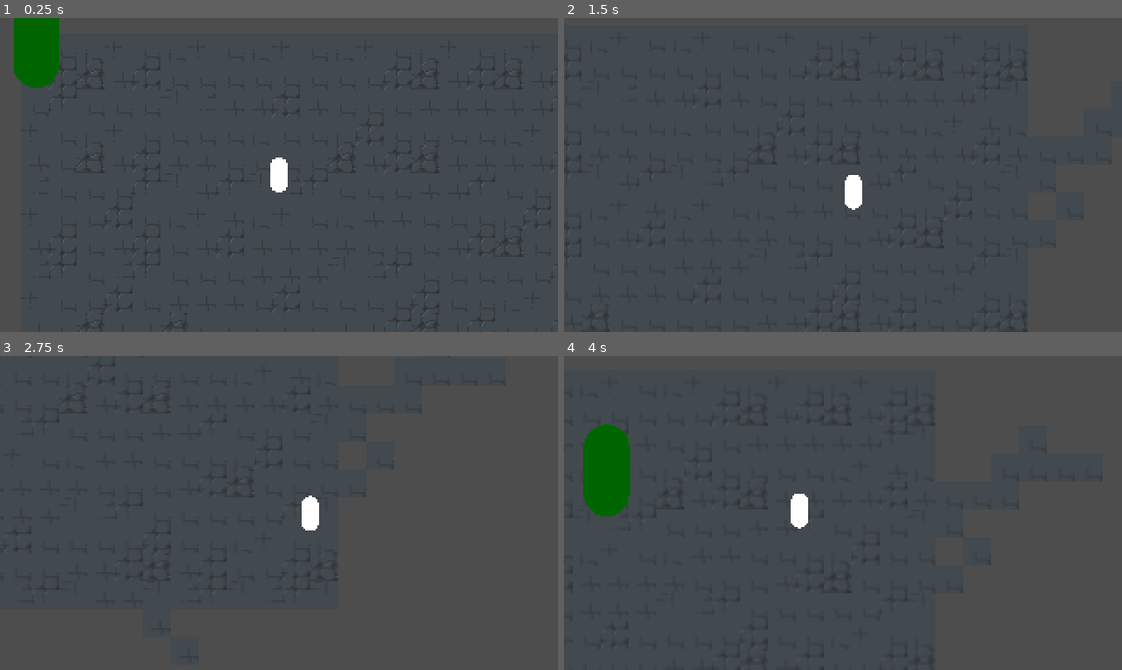
Above: before the commit, frames 1-4 (two rows, left to right).
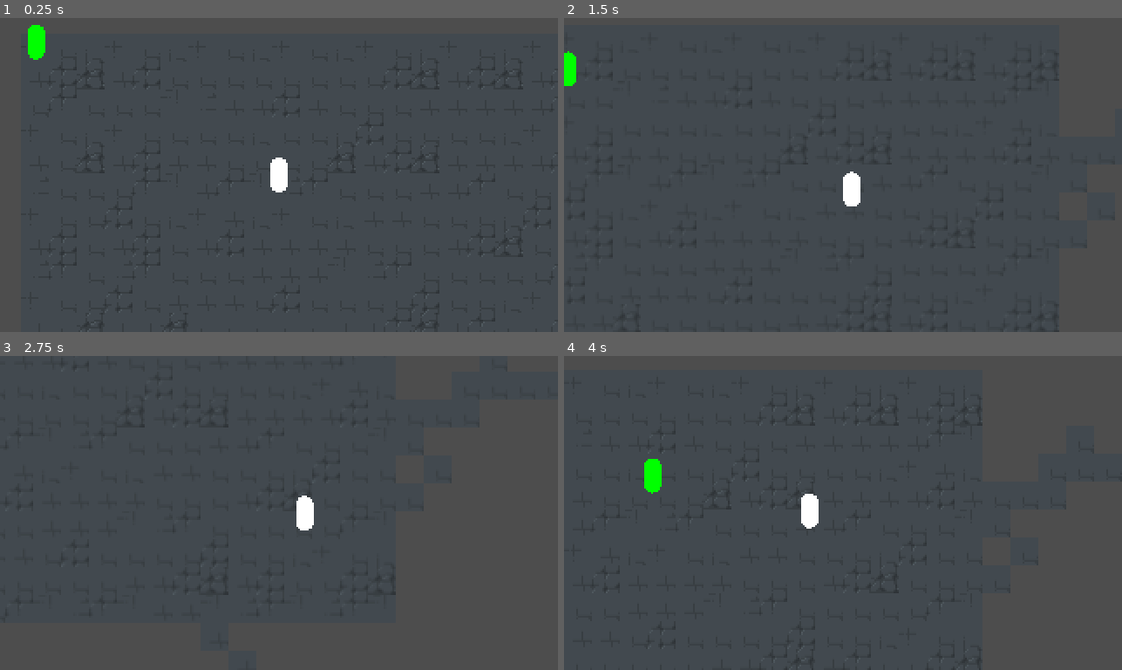
Above: after the commit, the same moments.

Repository: Spookyinator/TroglodyteCSGame
Game: Godot game, scene res://World/level.tscn
Same seed, same stepped clock (60 frames per second), same inputs: the game is played once before the commit and once after it. The project has no main scene, so this scene is started directly.
Inputs:
- Up to frame 1 (0.25 s): no input
- Up to frame 2 (1.5 s): hold D (Right) 0.53-1.28 s; tap Shift (slide) at 0.6, 1.35 s; hold S (Down) from 1.28 s (still down)
- Up to frame 3 (2.75 s): release S (Down) at 2.03 s; hold D (Right) from 2.03 s (still down); tap Shift (slide) at 2.1 s
- Up to frame 4 (4 s): release D (Right) at 2.78 s; hold W (Up) 2.78-3.53 s; tap Shift (slide) at 2.85, 3.6 s; hold A (Left) from 3.53 s (still down)

The runs differ from the first frame. In frame 1, 1.7% of the frame differs, in the area x 2-11%, y 0-23%; in frame 2, 0.4%; in frame 3, 0.3%; in frame 4, 3.1%, in the area x 3-75%, y 13-100%.

Commit message:
cum

Diff:
--- a/CSPGame/Enemies/enemyTest.gd
+++ b/CSPGame/Enemies/enemyTest.gd
@@ -2,7 +2,7 @@
 
 
 const SPEED = 40.0
-const ATKRANGE = 20.0
+const ATKRANGE = 15.0
 
 enum state {follow, attack}
 
--- a/CSPGame/Enemies/enemyTest.tscn
+++ b/CSPGame/Enemies/enemyTest.tscn
@@ -2,19 +2,21 @@
 
 [ext_resource type="Script" path="res://Enemies/enemyTest.gd" id="1_4vnej"]
 
+[sub_resource type="CapsuleMesh" id="CapsuleMesh_ti8o1"]
+
 [sub_resource type="CapsuleShape2D" id="CapsuleShape2D_4jfce"]
-radius = 8.0
-height = 54.0
-
-[sub_resource type="CapsuleMesh" id="CapsuleMesh_ti8o1"]
+radius = 10.4167
+height = 41.6667
 
 [node name="Zombie" type="CharacterBody2D"]
 script = ExtResource("1_4vnej")
 
+[node name="MeshInstance2D" type="MeshInstance2D" parent="."]
+modulate = Color(0, 1, 0, 1)
+scale = Vector2(10, 10)
+mesh = SubResource("CapsuleMesh_ti8o1")
+
 [node name="CollisionShape2D" type="CollisionShape2D" parent="."]
 modulate = Color(0, 0.392157, 0.309804, 1)
+scale = Vector2(0.48, 0.48)
 shape = SubResource("CapsuleShape2D_4jfce")
-
-[node name="MeshInstance2D" type="MeshInstance2D" parent="."]
-scale = Vector2(26.315, 26.315)
-mesh = SubResource("CapsuleMesh_ti8o1")
--- a/CSPGame/Player/player.gd
+++ b/CSPGame/Player/player.gd
@@ -1,8 +1,8 @@
 extends CharacterBody2D
 
 
-const SPEED = 75.0
-const slideSPEED = 175.0
+const SPEED = 65.0
+const slideSPEED = 130.0
 
 enum STATE {MOVE, SLIDE, SHOOT}
 
--- a/CSPGame/Player/player.tscn
+++ b/CSPGame/Player/player.tscn
@@ -2,21 +2,23 @@
 
 [ext_resource type="Script" path="res://Player/player.gd" id="1_phvfc"]
 
+[sub_resource type="CapsuleMesh" id="CapsuleMesh_xdr6x"]
+
 [sub_resource type="CapsuleShape2D" id="CapsuleShape2D_h630y"]
-
-[sub_resource type="CapsuleMesh" id="CapsuleMesh_xdr6x"]
+radius = 10.4167
+height = 41.6667
 
 [node name="Player" type="CharacterBody2D"]
 script = ExtResource("1_phvfc")
+
+[node name="MeshInstance2D" type="MeshInstance2D" parent="."]
+scale = Vector2(10, 10)
+mesh = SubResource("CapsuleMesh_xdr6x")
 
 [node name="CollisionShape2D" type="CollisionShape2D" parent="."]
 scale = Vector2(0.48, 0.48)
 shape = SubResource("CapsuleShape2D_h630y")
 
-[node name="MeshInstance2D" type="MeshInstance2D" parent="."]
-scale = Vector2(10, 10)
-mesh = SubResource("CapsuleMesh_xdr6x")
-
 [node name="SlideTimer" type="Timer" parent="."]
 wait_time = 0.3
 
--- a/CSPGame/World/level.tscn
+++ b/CSPGame/World/level.tscn
@@ -200,4 +200,3 @@
 remote_path = NodePath("../../Camera2D")
 
 [node name="Zombie" parent="." instance=ExtResource("3_2q0tg")]
-modulate = Color(0, 0.396078, 0, 1)
--- a/CSPGame/project.godot
+++ b/CSPGame/project.godot
@@ -53,6 +53,12 @@
 ]
 }
 
+[layer_names]
+
+2d_physics/layer_1="World"
+2d_physics/layer_2="Player"
+2d_physics/layer_3="Enemy"
+
 [rendering]
 
 renderer/rendering_method="gl_compatibility"
